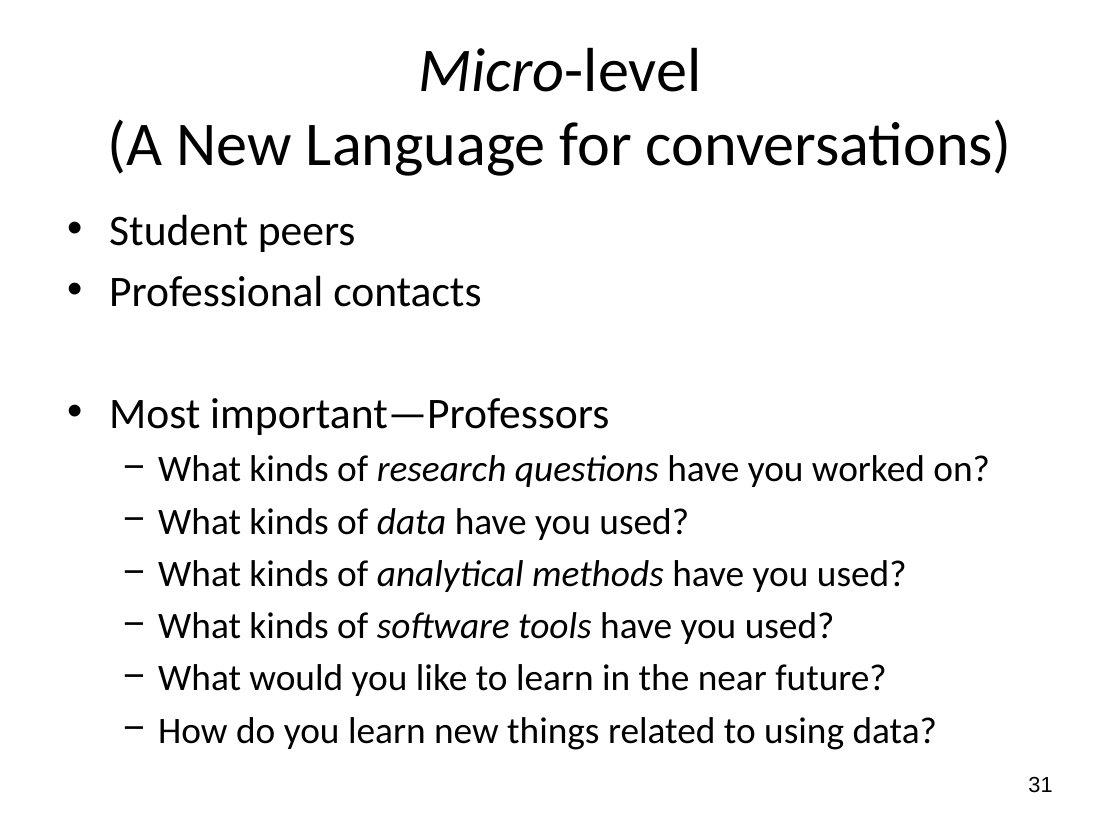
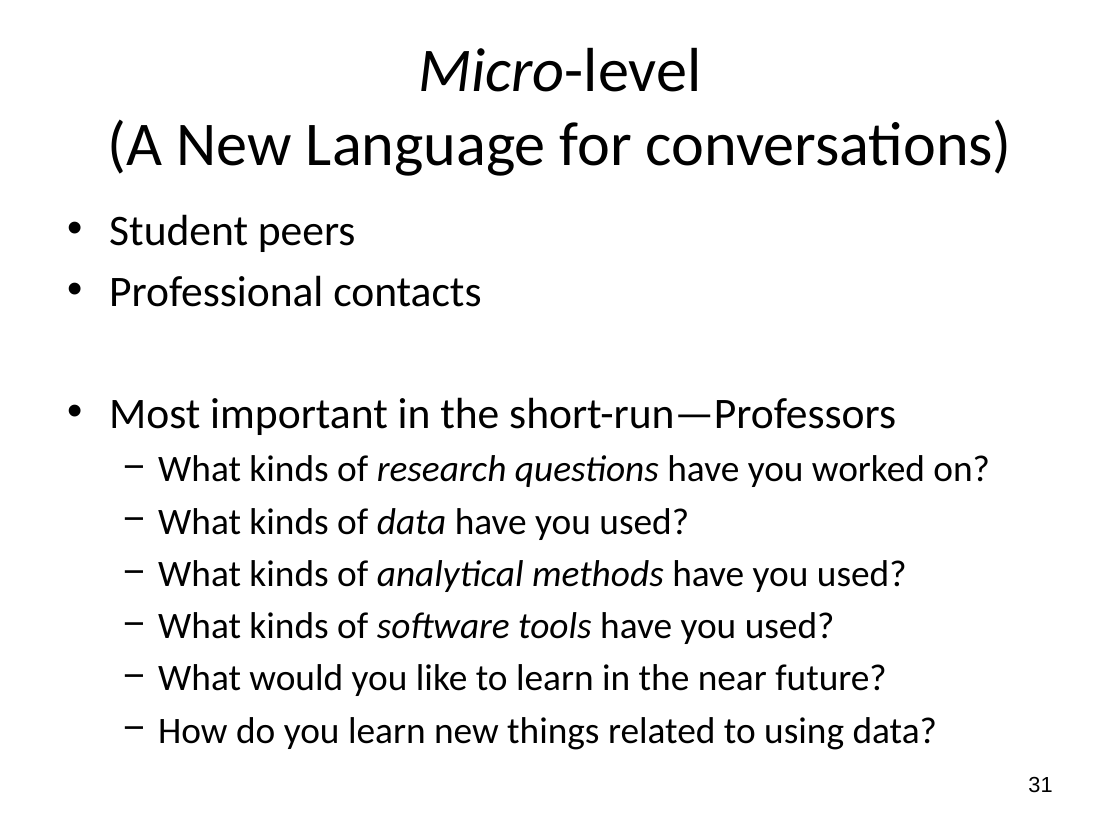
Before and after one commit to wsphd/datajam2018, a slide deck: slide 31 of dj2018.odp. Drawn at 1120x840 pixels with LibreOffice and Linux fonts; fonts in the diff are those of the drawing. Boxes give left, top, right and bottom in pixels: in the first picture for what was removed or moved away, otherwise in the second. Text is boxed around its words. In the diff, an @@ line names an element or a change of style, - is before the commit and + after.

```diff
--- a/dj2018.odp
+++ b/dj2018.odp
@@ text at (109,397,896,435): text changed @@
-• Most important—Professors
+• Most important in the short-run—Professors
```
Also in this commit, not shown: 7 other slides changed, 4 slides added, 10 slides removed, 1 other file.
